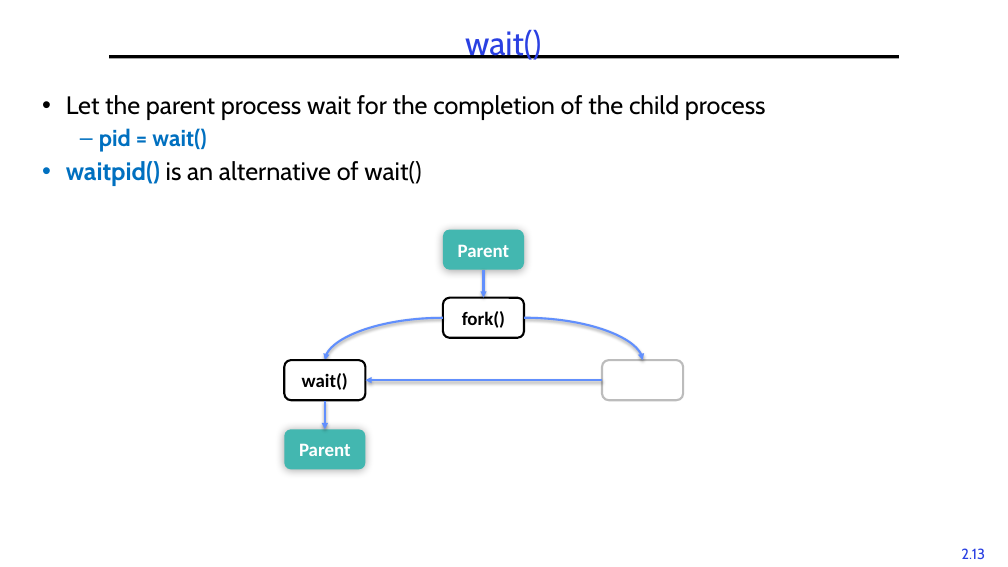
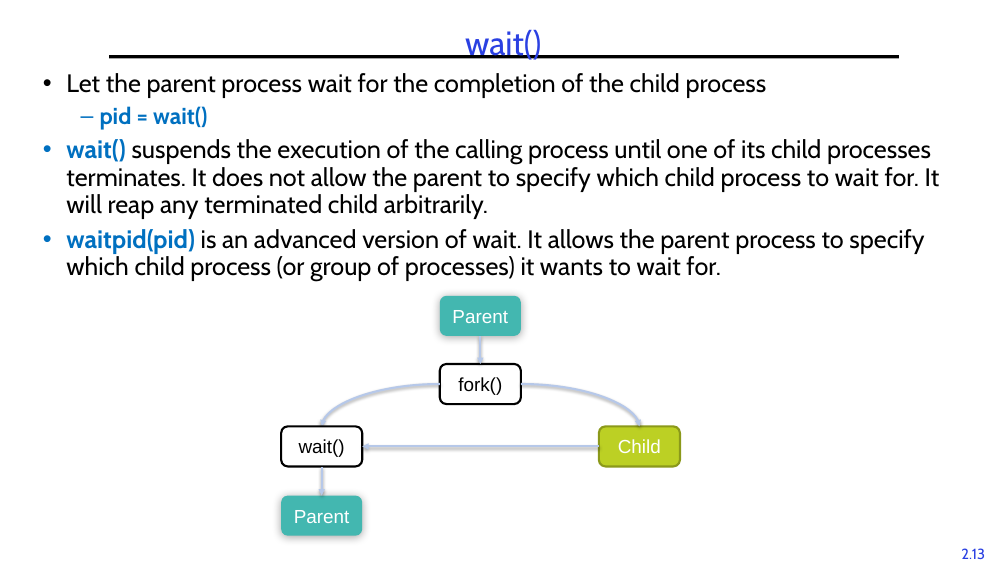
Before and after one commit to guhofstra/CSC256Fa25, a slide deck: slide 13 of PPTs/2-Processes.pptx. Drawn at 1008x567 pixels with LibreOffice and Linux fonts; fonts in the diff are those of the drawing. Boxes give left, top, right and bottom in pixels: in the first picture for what was removed or moved away, otherwise in the second. Text is boxed around its words. In the diff, an @@ line names an element or a change of style, - is before the commit and + after.

```diff
--- a/PPTs/2-Processes.pptx
+++ b/PPTs/2-Processes.pptx
@@ text "Let the parent process wait ...": place and size @@
-text "Let the parent process wait ..." at box(66, 95, 766, 186)
+text "Let the parent process wait ..." at box(66, 73, 940, 281)
@@ text at box(66, 139, 940, 281): text changed @@
-• waitpid() is an alternative of wait()
+• wait() suspends the execution of the calling process until one of its child processes terminates. It does not allow the parent to specify which child process to wait for. It will reap any terminated child arbitrarily.
+• waitpid(pid) is an advanced version of wait. It allows the parent process to specify which child process (or group of processes) it wants to wait for.
@@ arrow (480, 336) - (480, 364): stroke #618FFD 2 pt to #B6C8E9 2 pt @@
@@ curved arrow (440, 384) - (322, 426): stroke #618FFD 2 pt to #B6C8E9 2 pt @@
@@ curved arrow (521, 384) - (640, 426): stroke #618FFD 2 pt to #B6C8E9 2 pt @@
@@ rounded rectangle removed at box(602, 360, 683, 400) @@
@@ font Calibri to Arial, bold off in 4 elements at box(440, 296, 521, 336), box(440, 364, 521, 404), box(281, 496, 362, 536), box(281, 426, 362, 467) @@
@@ arrow (599, 446) - (362, 446): stroke #618FFD 2 pt to #B6C8E9 2 pt @@
@@ rounded rectangle added at box(599, 426, 680, 467), fill #BCD024, outline #8B9A1B 2 pt, 18 pt, text #FFFFFF @@
+Child
@@ 4 rounded rectangles, 3 arrows, 2 curved arrows: place and size @@
-4 rounded rectangles, 3 arrows, 2 curved arrows at box(284, 230, 643, 470)
+4 rounded rectangles, 3 arrows, 2 curved arrows at box(281, 296, 640, 536)
@@ arrow (322, 467) - (322, 496): stroke #618FFD 2 pt to #B6C8E9 2 pt @@
```
Also in this commit, not shown: 5 other slides changed, 3 other files.
